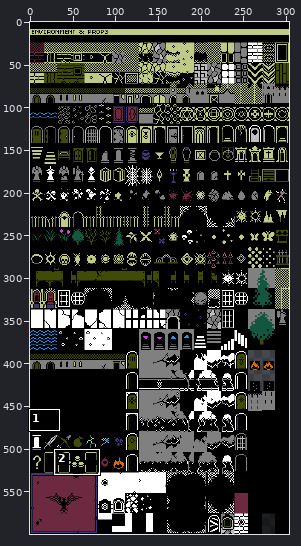
Two states of a pixel-art file, Art/Enviornment_Props.aseprite. The first picture is a wide view before the edit; the outline marks the close-up.
Close-up. Before:
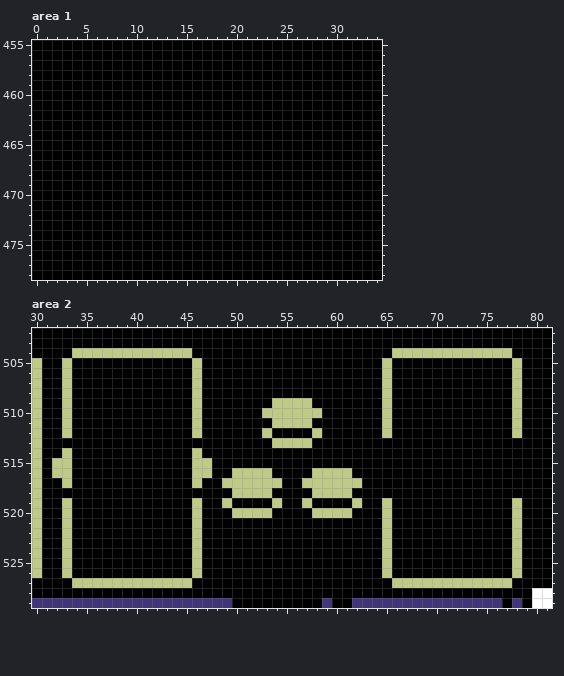
304x600 pixels, 1 frame. Shown: area 1: x 0..34, y 455..478; area 2: x 30..81, y 502..529.
The result:
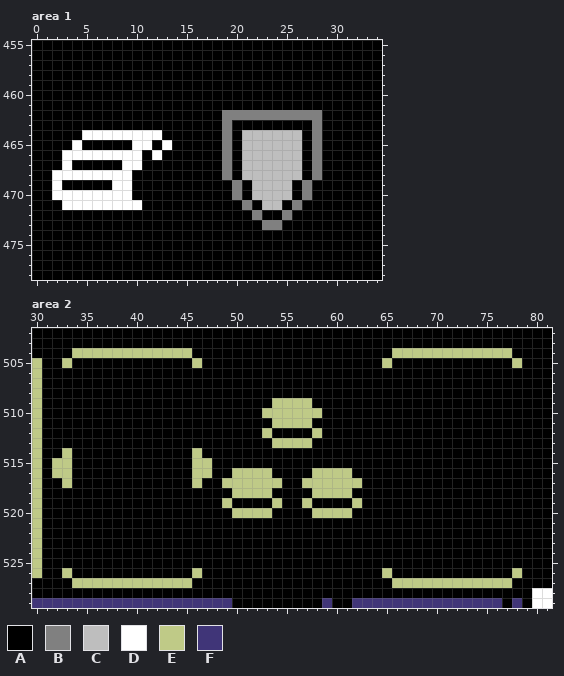
Palette (. is transparent): A #000000  B #808080  C #bebebe  D #ffffff  E #bfca87  F #403578
Change:
Area 1:
Colour A becomes colour B in row 462 at x 19 to 28; in rows 463 to 468 at x 19 and 28; in rows 469 to 470 at x 20 and 27; in row 471 at x 21 and 26; in row 472 at x 22 and 25; in row 473 at x 23 to 24.
Colour A becomes colour C in rows 464 to 468 at x 21 to 26; in rows 469 to 470 at x 22 to 25; in row 471 at x 23 to 24.
Colour A becomes colour D in row 464 at x 5 to 12; in row 465 at x 4, 10 to 11 and 13; in row 466 at x 3 to 10 and 12; in row 467 at x 3 and 9 to 10; in row 468 at x 2 to 9; in row 469 at x 2 and 8 to 9.
Colour A becomes colour D in row 470 at x 2 to 9; in row 471 at x 3 to 10.
Area 2:
Colour E becomes colour A in rows 506 to 512 at x 33, 46, 65 and 78; in rows 519 to 525 at x 33, 46, 65 and 78.
